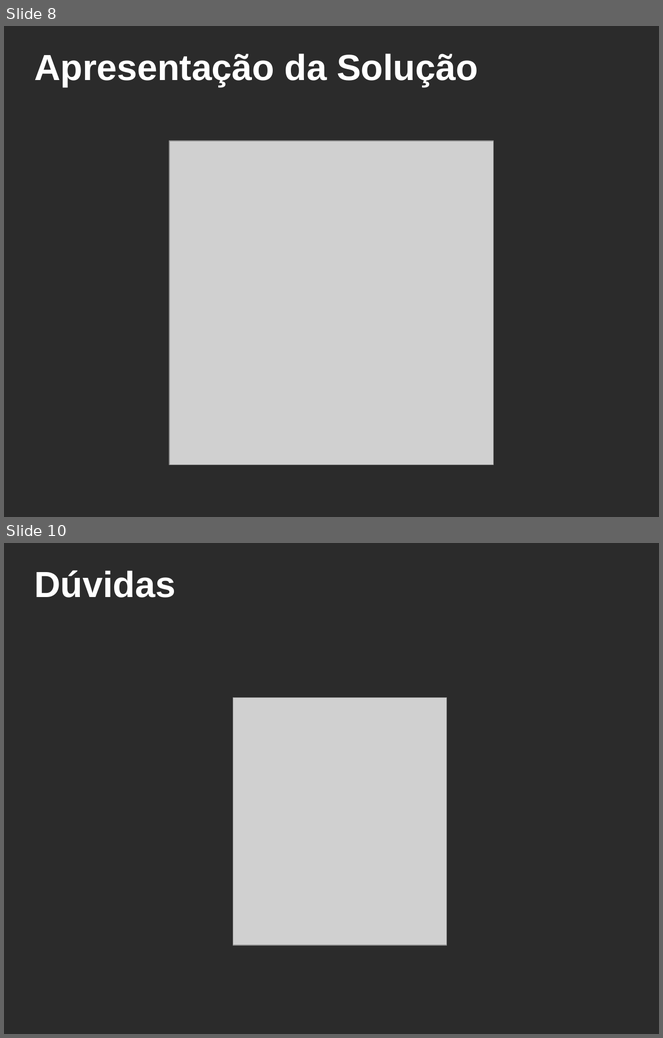
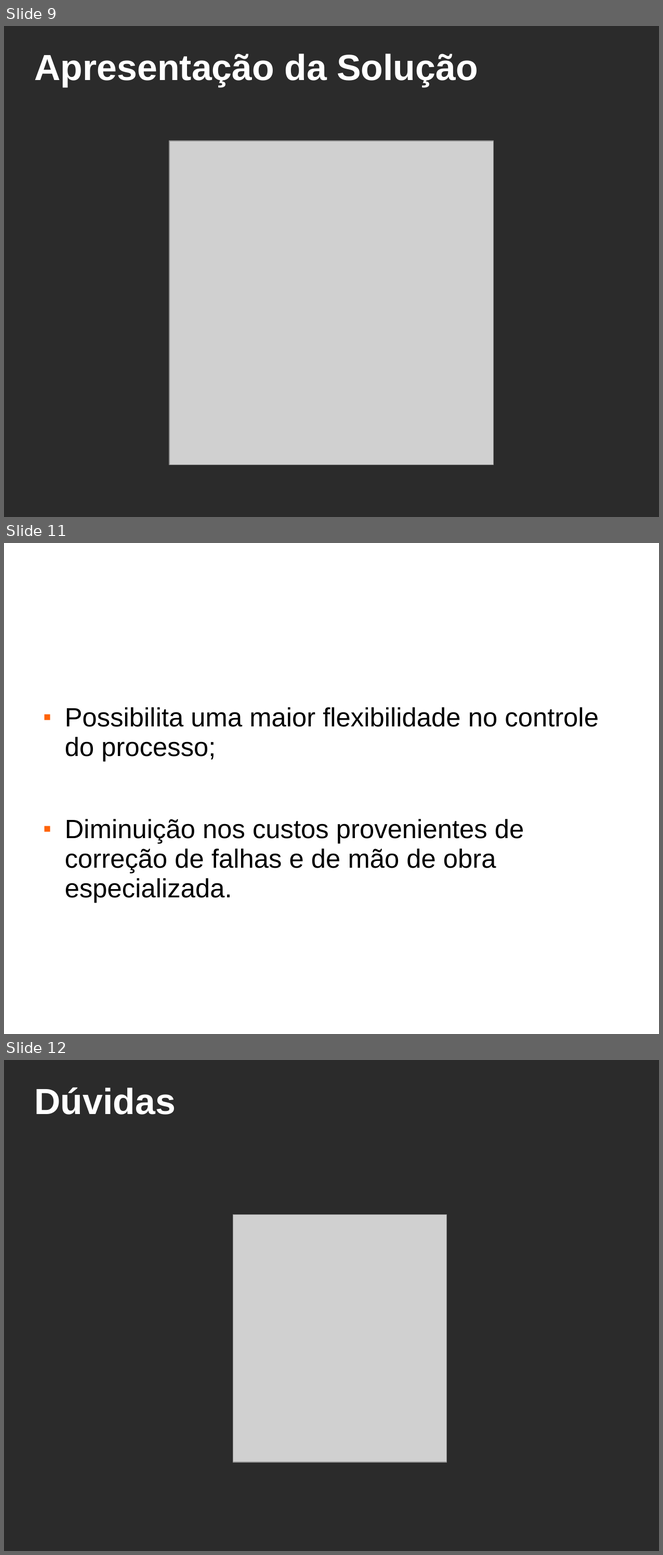
Before and after one commit to processboss/assembla-tcc-pre-projeto, a slide deck: doc/Documentação/Apresentação.ppt. Shown one above the other, each under a label of ours: slides 8 and 10 before the commit, slides 9, 11 and 12 after it; the slides between them are not shown. The pictures are 663x1038 and 663x1555 pixels, drawn with LibreOffice and Linux fonts; fonts in the diff are those of the drawing; grey boxes stand for pictures; background and template pictures are left out; a plain dark background stands for a picture behind light text. Boxes give left, top, right and bottom in pixels: in the first picture for what was removed or moved away, otherwise in the second. Text is boxed around its words. In the diff, an @@ line names an element or a change of style, - is before the commit and + after.

```diff
--- a/doc/Documentação/Apresentação.ppt
+++ b/doc/Documentação/Apresentação.ppt
@@ slide 11 added at [4,543,659,1034], background picture (left out) @@
@@ title added at [34,543,624,625], 44 pt, text #FFFFFF, bold @@
+Conclusão
@@ text added at [65,707,599,903], 32 pt, text #000000 @@
+■ Possibilita uma maior flexibilidade no controle do processo;
+■ Diminuição nos custos provenientes de correção de falhas e de mão de obra especializada.
@@ what was slide 8 is now slide 9 @@
@@ what was slide 10 is now slide 12 @@
```
Also in this commit, not shown: 2 slides changed, 2 other slides added, 1 slide removed, 3 other files.
